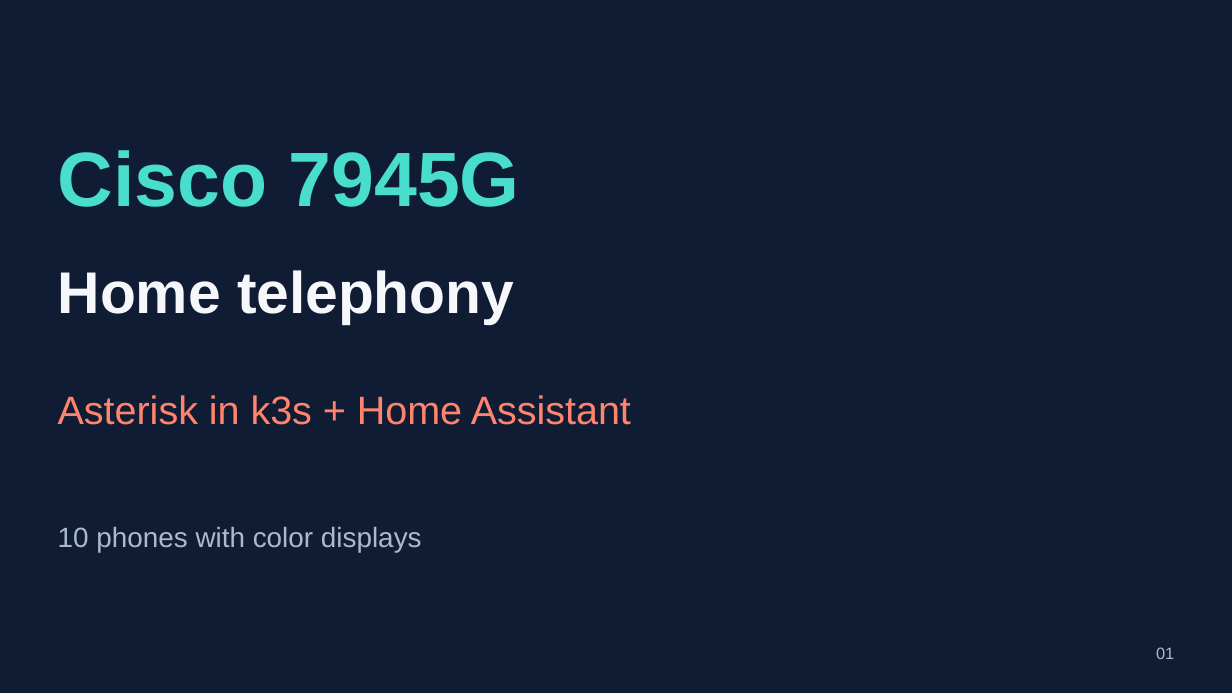
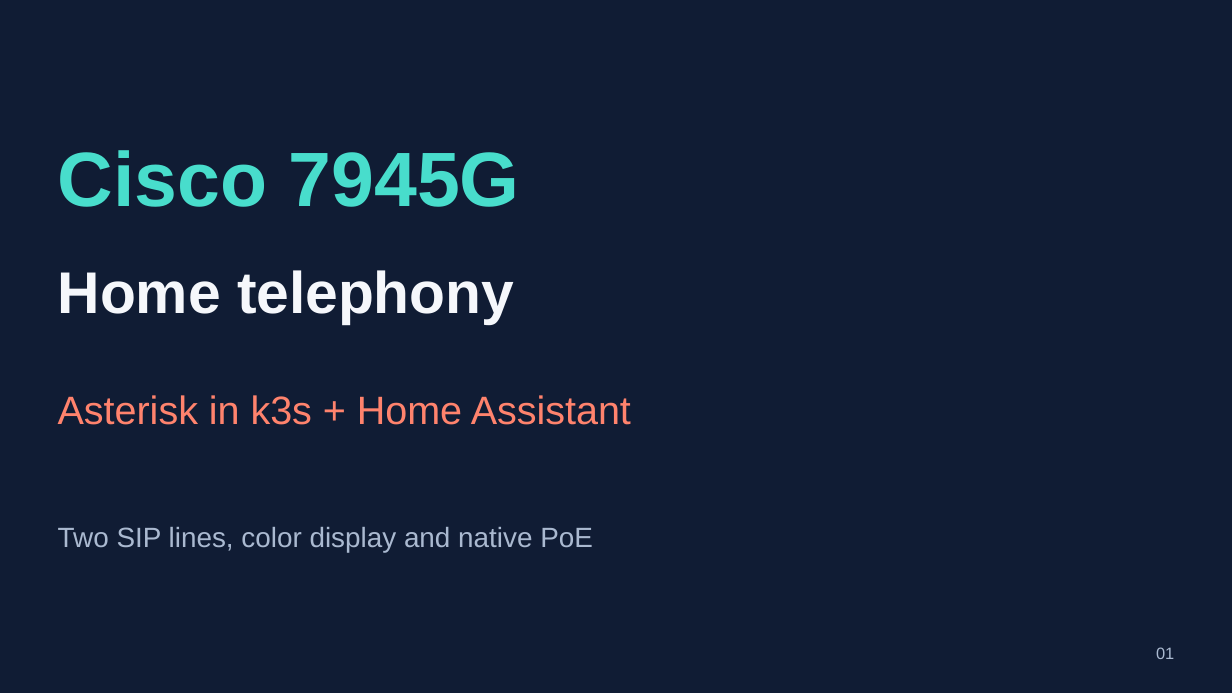
Before and after one commit to 4alvit/cisco-home-telephony, a slide deck: slide 1 of docs/slides/cisco-home-telephony.pptx. Drawn at 1232x693 pixels with LibreOffice and Linux fonts; fonts in the diff are those of the drawing. Boxes give left, top, right and bottom in pixels: in the first picture for what was removed or moved away, otherwise in the second. Text is boxed around its words. In the diff, an @@ line names an element or a change of style, - is before the commit and + after.

```diff
--- a/docs/slides/cisco-home-telephony.pptx
+++ b/docs/slides/cisco-home-telephony.pptx
@@ text at <box>58,527,593,552</box>: text changed @@
-10 phones with color displays
+Two SIP lines, color display and native PoE
```
Also in this commit, not shown: 5 other slides changed, 28 other files.
